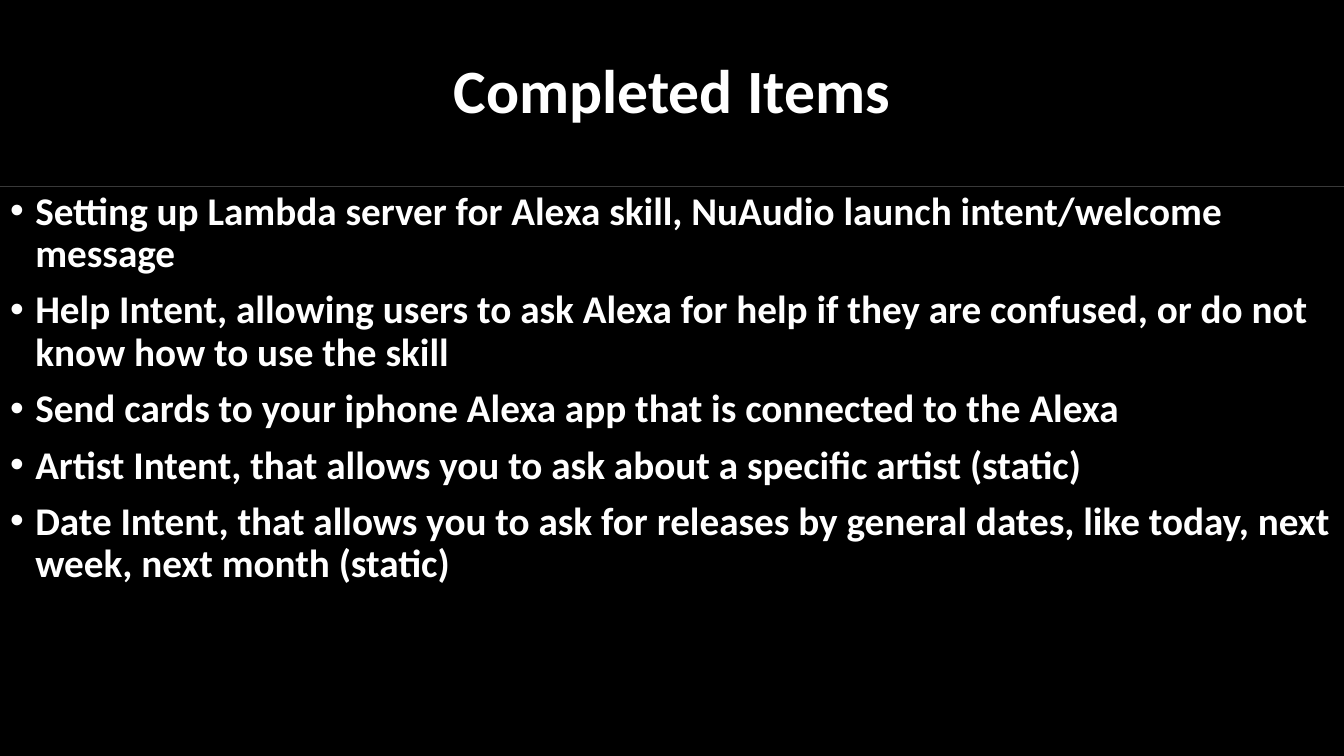
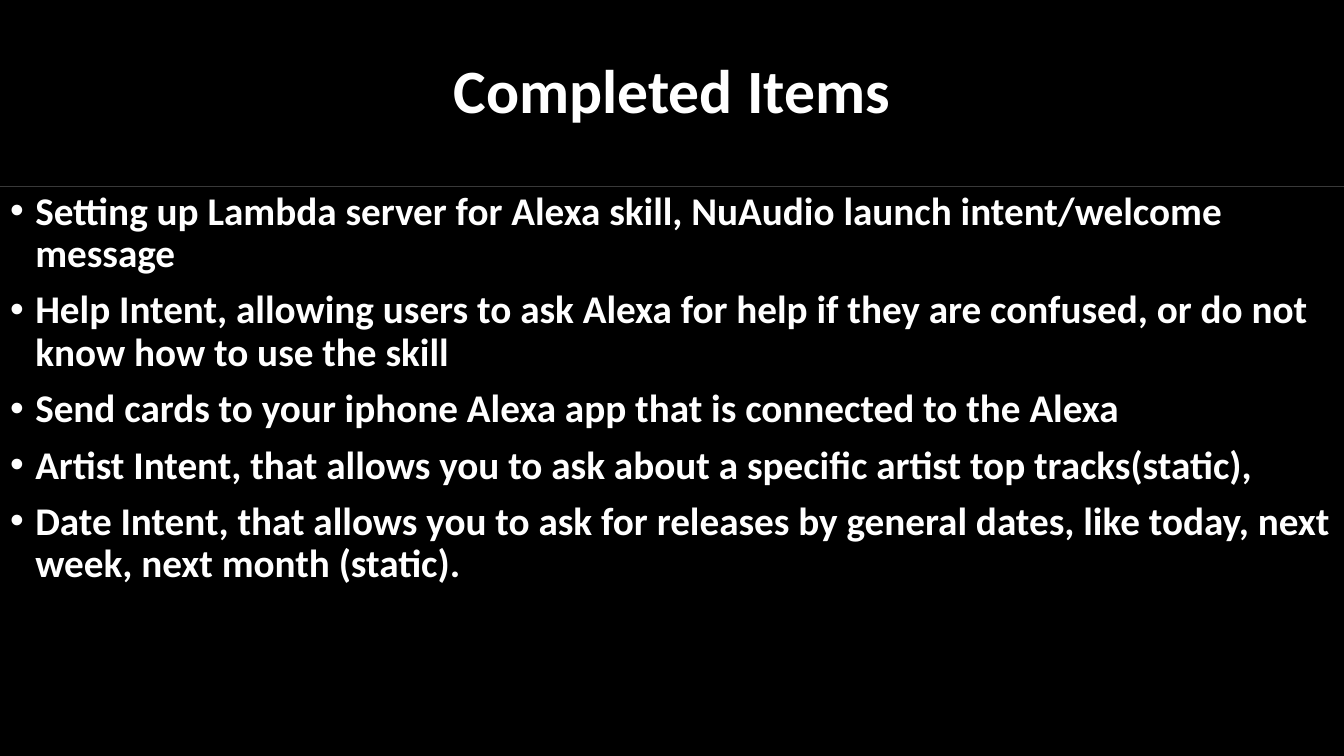
Before and after one commit to boylerft/ScumMasters, a slide deck: slide 2 of NuAudio presentation (2).pptx (slide 3 before the commit). Drawn at 1344x756 pixels with LibreOffice and Linux fonts; fonts in the diff are those of the drawing. Boxes give left, top, right and bottom in pixels: in the first picture for what was removed or moved away, otherwise in the second. Text is boxed around its words. In the diff, an @@ line names an element or a change of style, - is before the commit and + after.

```diff
--- a/NuAudio presentation (2).pptx
+++ b/NuAudio presentation (2).pptx
@@ text at (x1=35, y1=450, x2=1330, y2=583): text changed @@
-• Artist Intent, that allows you to ask about a specific artist (static)
-• Date Intent, that allows you to ask for releases by general dates, like today, next week, next month (static)
+• Artist Intent, that allows you to ask about a specific artist top tracks(static),
+• Date Intent, that allows you to ask for releases by general dates, like today, next week, next month (static).
```
Also in this commit, not shown: 4 other slides changed.
